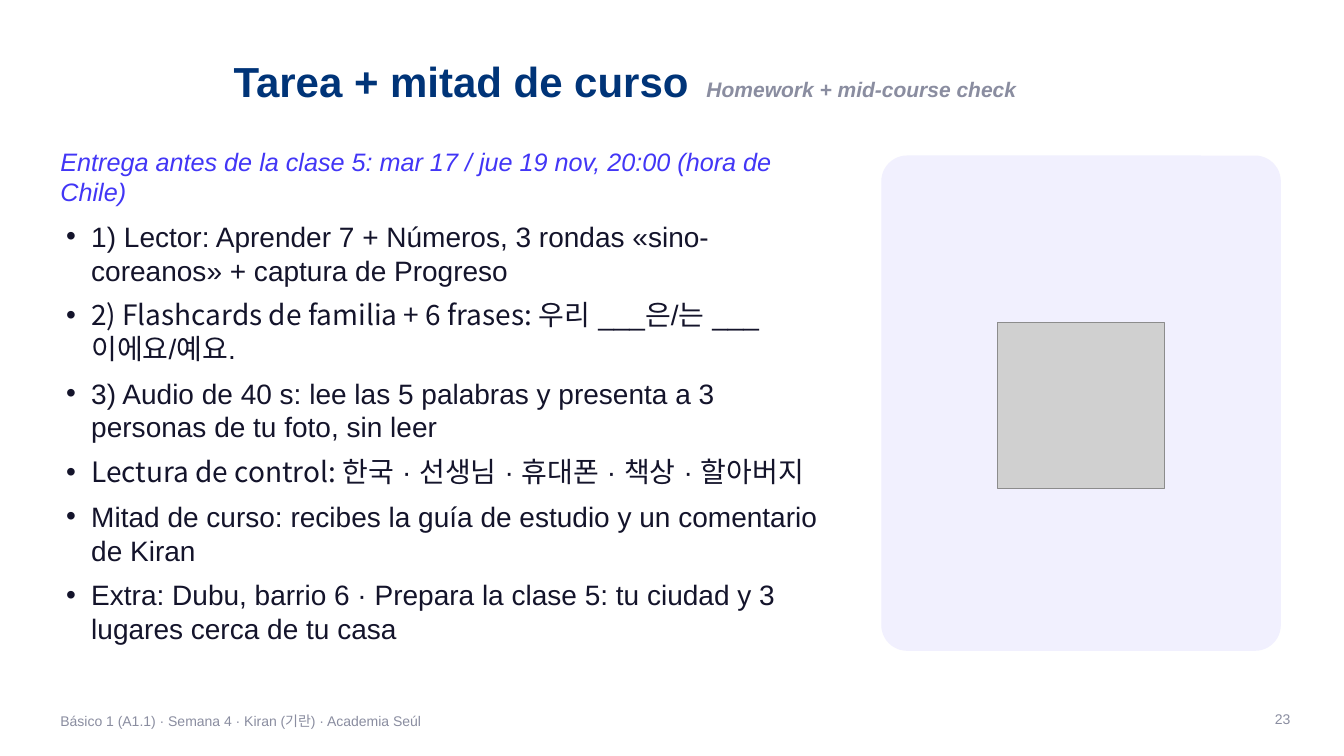
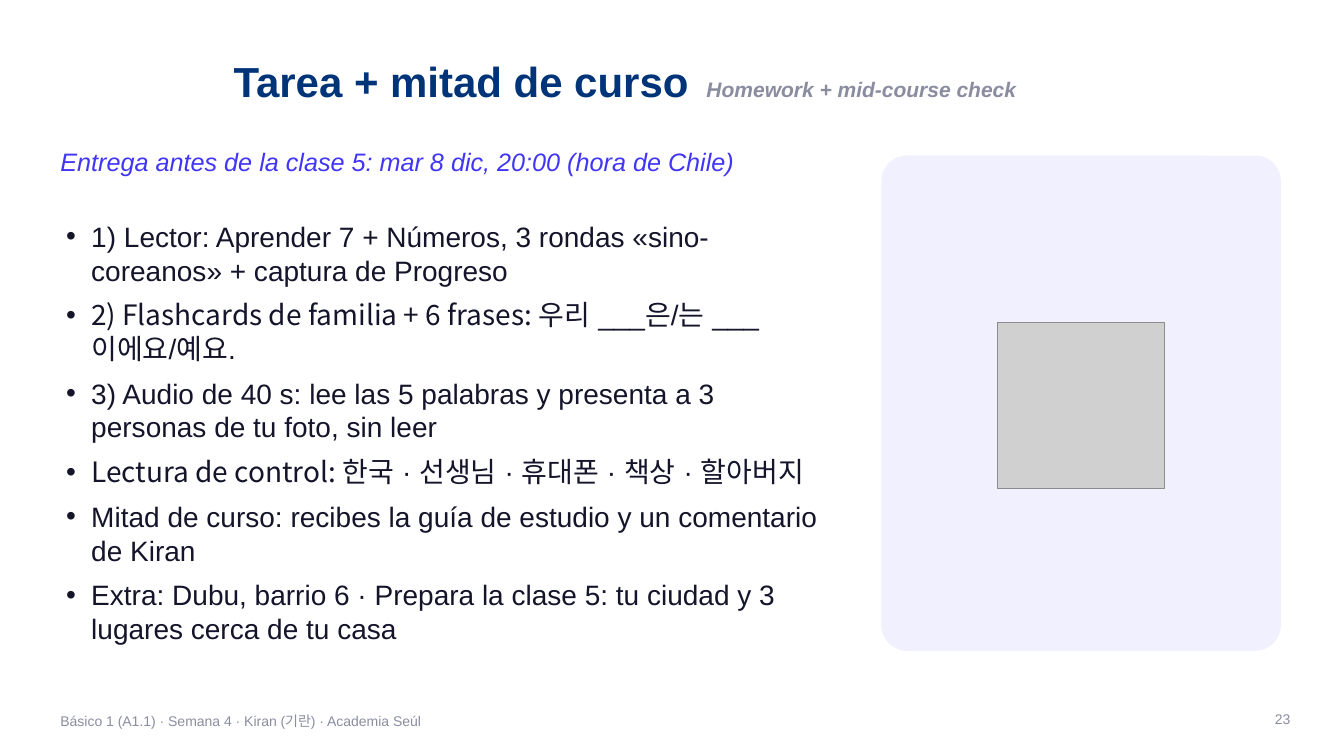
Before and after one commit to academiaseul/ACADEMIASEULWEB, a slide deck: slide 23 of Curriculo/Fase2_Basico1/decks/Basico1_S04_Kiran.pptx. Drawn at 1344x756 pixels with LibreOffice and Linux fonts; fonts in the diff are those of the drawing; grey boxes stand for pictures; background and template pictures are left out. Boxes give left, top, right and bottom in pixels: in the first picture for what was removed or moved away, otherwise in the second. Text is boxed around its words. In the diff, an @@ line names an element or a change of style, - is before the commit and + after.

```diff
--- a/Curriculo/Fase2_Basico1/decks/Basico1_S04_Kiran.pptx
+++ b/Curriculo/Fase2_Basico1/decks/Basico1_S04_Kiran.pptx
@@ text at bbox=[60, 152, 734, 177]: text changed @@
-Entrega antes de la clase 5: mar 17 / jue 19 nov, 20:00 (hora de Chile)
+Entrega antes de la clase 5: mar 8 dic, 20:00 (hora de Chile)
```
Also in this commit, not shown: 1 other slide changed, 23 other files.
